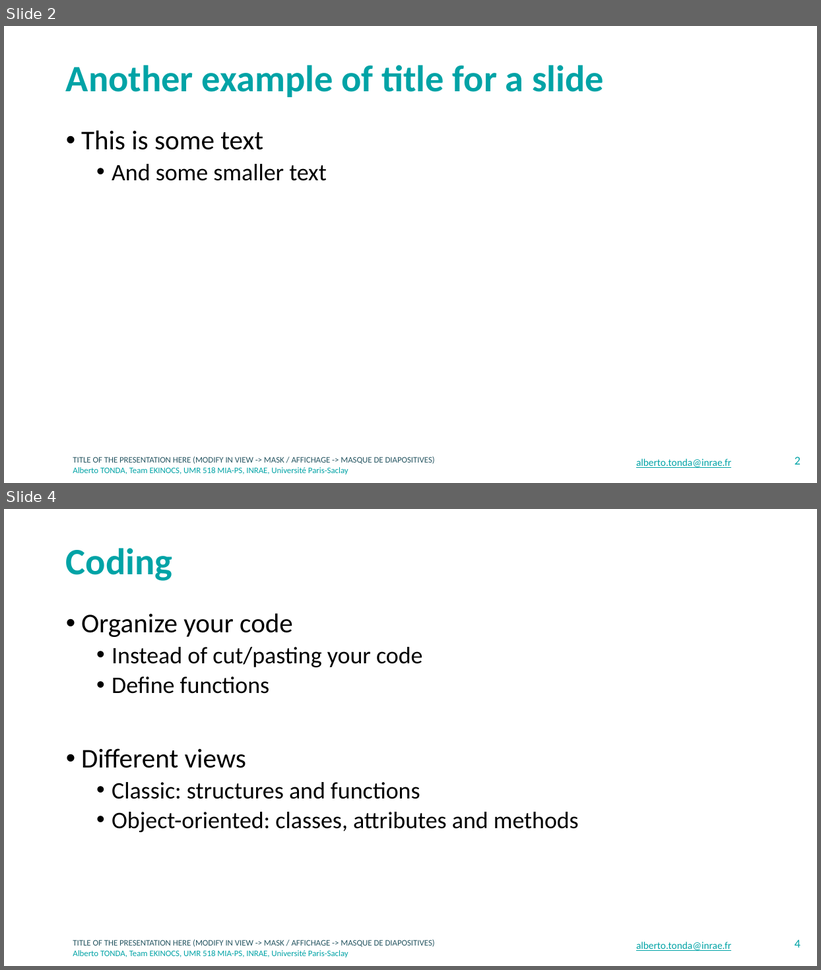
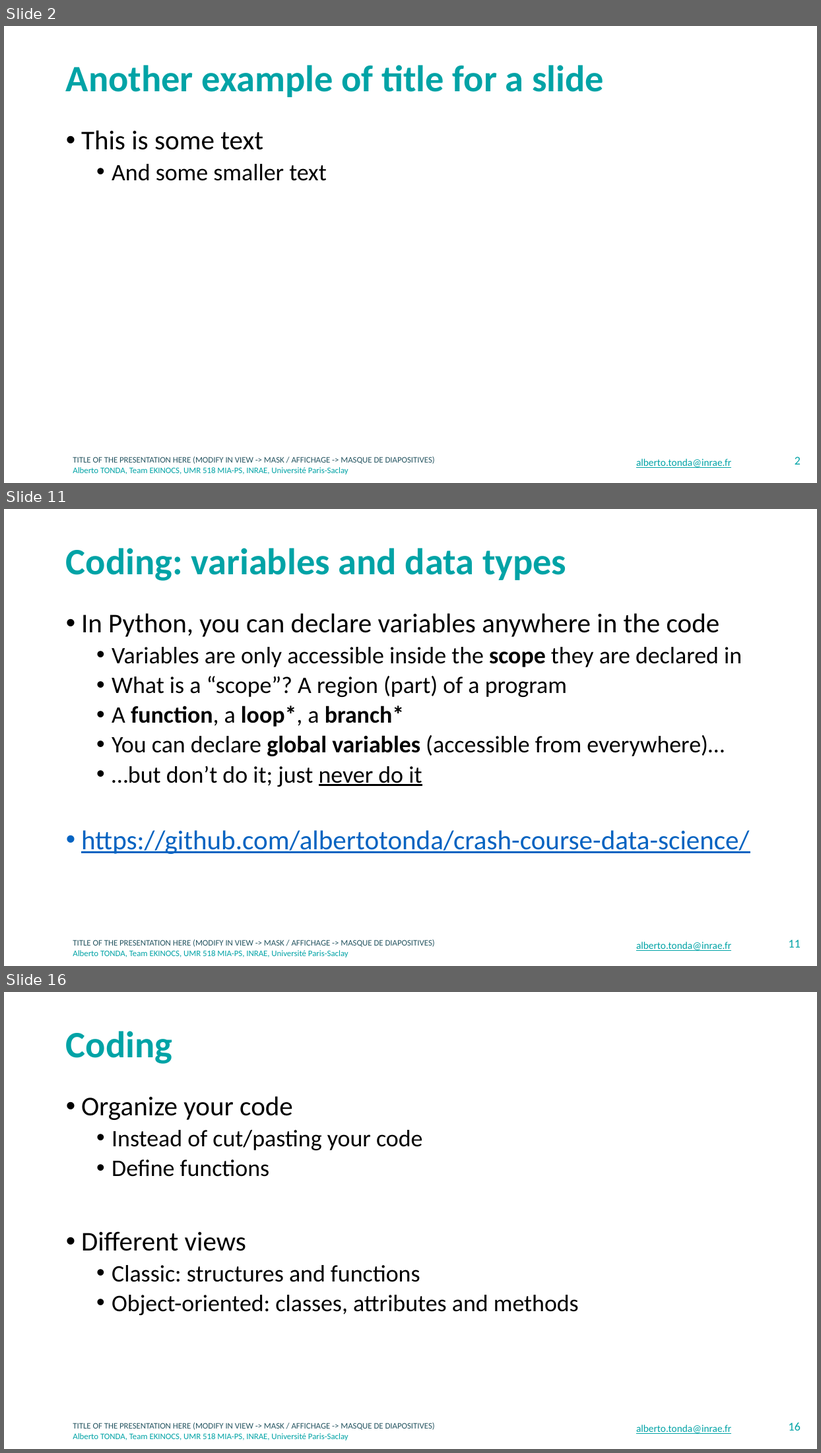
Before and after one commit to albertotonda/teaching, a slide deck: crash-course-on-data-science/coding.pptx. Shown one above the other, each under a label of ours: slides 2 and 4 before the commit, slides 2, 11 and 16 after it; the slides between them are not shown. The pictures are 821x970 and 821x1453 pixels, drawn with LibreOffice and Linux fonts; fonts in the diff are those of the drawing; background and template pictures are left out. Boxes give left, top, right and bottom in pixels: in the first picture for what was removed or moved away, otherwise in the second. Text is boxed around its words. In the diff, an @@ line names an element or a change of style, - is before the commit and + after.

```diff
--- a/crash-course-on-data-science/coding.pptx
+++ b/crash-course-on-data-science/coding.pptx
@@ slide 11 added at (x1=4, y1=509, x2=817, y2=966), background #FFFFFF; not listed: 2 template elements that a slide beside it also shows @@
@@ title added at (x1=66, y1=548, x2=566, y2=581), 44 pt, text #00A3A6, bold @@
+Coding: variables and data types
@@ text added at (x1=81, y1=613, x2=750, y2=854), 28 pt, text #000000 @@
+• In Python, you can declare variables anywhere in the code
+  • Variables are only accessible inside the scope they are declared in
+  • What is a “scope”? A region (part) of a program
+  • A function, a loop*, a branch*
+  • You can declare global variables (accessible from everywhere)…
+  • …but don’t do it; just never do it
+• https://github.com/albertotonda/crash-course-data-science/
@@ text added at (x1=636, y1=942, x2=731, y2=951), 12 pt, text #00A3A6, underline @@
+alberto.tonda@inrae.fr
@@ page number added at (x1=789, y1=940, x2=801, y2=948), 14 pt, text #00A3A6 @@
+11
@@ what was slide 4 is now slide 16 @@
@@ page number at (x1=789, y1=1423, x2=801, y2=1431): text changed @@
-4
+16
```
Also in this commit, not shown: 2 slides changed, 16 other slides added, 2 other files.
